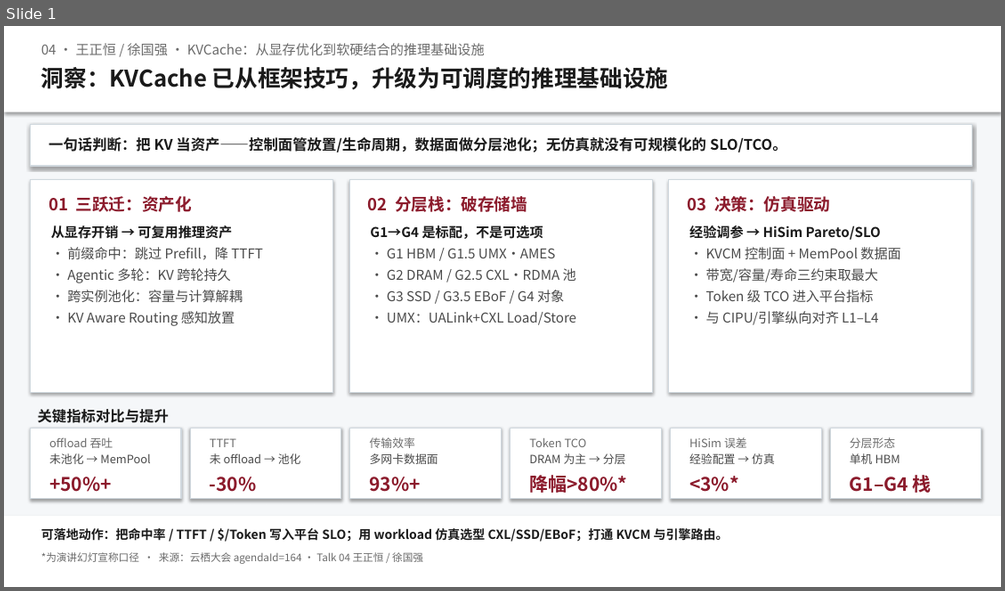
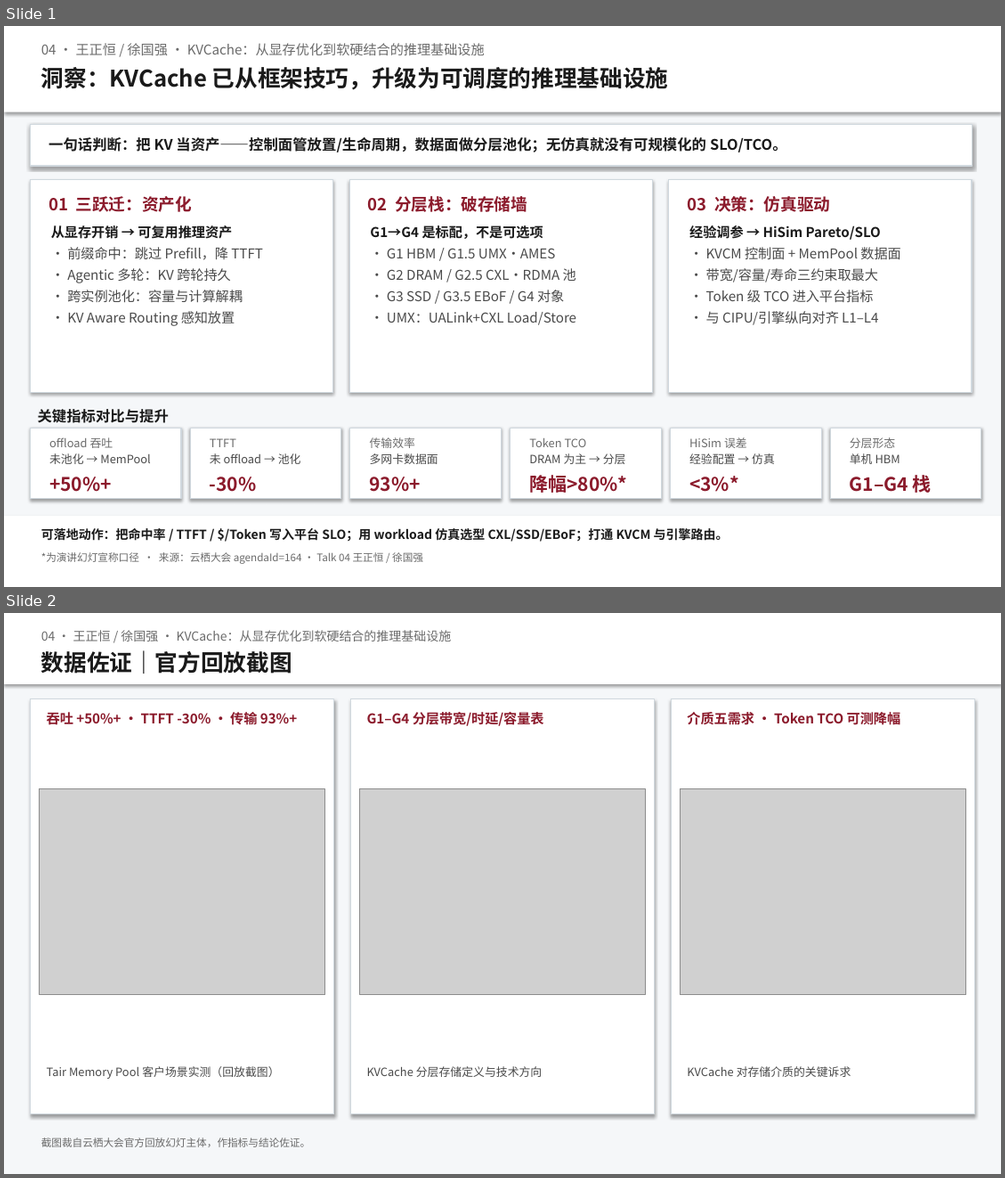
Before and after one commit to Annie-Summer/Kthena, a slide deck: yunqi-2026-cipu-forum/docs/洞察一页-04-KVCache推理基础设施.pptx. Shown one above the other, each under a label of ours: slide 1 before the commit, slides 1 and 2 after it. The pictures are 1005x591 and 1005x1178 pixels, drawn with LibreOffice and Linux fonts; fonts in the diff are those of the drawing; grey boxes stand for pictures. Boxes give left, top, right and bottom in pixels: in the first picture for what was removed or moved away, otherwise in the second. Text is boxed around its words. In the diff, an @@ line names an element or a change of style, - is before the commit and + after.

```diff
--- a/yunqi-2026-cipu-forum/docs/洞察一页-04-KVCache推理基础设施.pptx
+++ b/yunqi-2026-cipu-forum/docs/洞察一页-04-KVCache推理基础设施.pptx
@@ slide 2 added at [4, 613, 1001, 1174], background #FFFFFF @@
@@ rectangle added at [4, 613, 1001, 1174], fill #F5F7F9 @@
@@ rectangle added at [4, 613, 1001, 684], fill #FFFFFF @@
@@ text added at [41, 630, 452, 641], 12 pt, text #6B6B6B @@
+04 · 王正恒 / 徐国强 · KVCache：从显存优化到软硬结合的推理基础设施
@@ text added at [41, 650, 292, 674], 22 pt, text #1A1A1A, bold @@
+数据佐证｜官方回放截图
@@ rectangle added at [30, 699, 334, 1114], fill #FFFFFF, outline #D0D8DE 1 pt @@
@@ text added at [47, 710, 297, 728], 13 pt, text #8B1A2B, bold @@
+吞吐 +50%+ · TTFT -30% · 传输 93%+
@@ rectangle added at [350, 699, 654, 1114], fill #FFFFFF, outline #D0D8DE 1 pt @@
@@ text added at [367, 712, 544, 726], 13 pt, text #8B1A2B, bold @@
+G1–G4 分层带宽/时延/容量表
@@ rectangle added at [671, 699, 975, 1114], fill #FFFFFF, outline #D0D8DE 1 pt @@
@@ text added at [687, 710, 901, 728], 13 pt, text #8B1A2B, bold @@
+介质五需求 · Token TCO 可测降幅
@@ picture added at [39, 789, 324, 995] @@
@@ picture added at [359, 789, 645, 995] @@
@@ picture added at [680, 789, 966, 995] @@
@@ text added at [47, 1066, 279, 1078], 11 pt, text #4A4A4A @@
+Tair Memory Pool 客户场景实测（回放截图）
@@ text added at [367, 1066, 542, 1077], 11 pt, text #4A4A4A @@
+KVCache 分层存储定义与技术方向
@@ text added at [687, 1066, 851, 1077], 11 pt, text #4A4A4A @@
+KVCache 对存储介质的关键诉求
@@ text added at [41, 1137, 310, 1147], 10 pt, text #6B6B6B @@
+截图裁自云栖大会官方回放幻灯主体，作指标与结论佐证。
```
Also in this commit, not shown: 16 other files.
